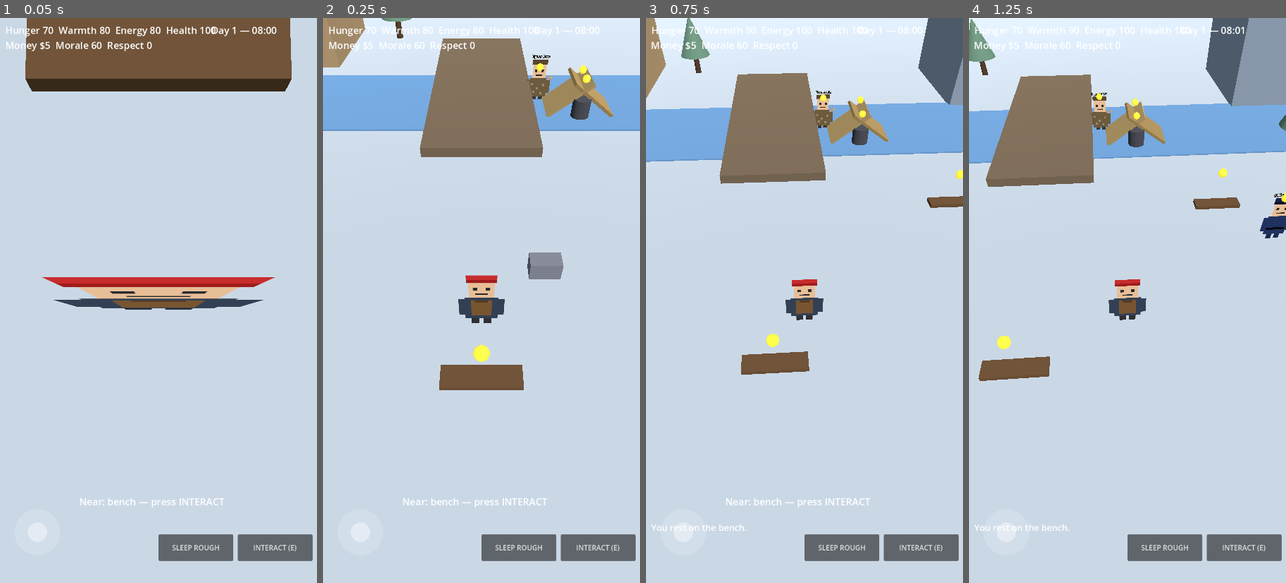
Above: before the commit, frames 1-4 (left to right).
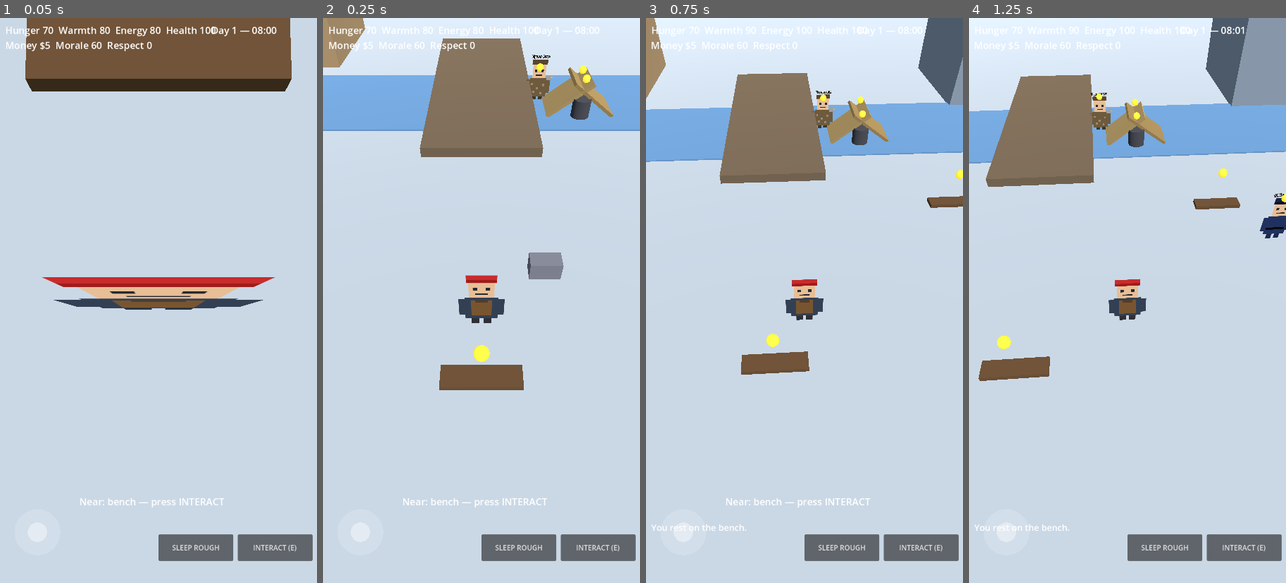
Above: after the commit, the same moments.

Repository: vivekn4/cardboard-kingdom
Game: Godot game, scene res://main.tscn
The game is run twice, just before and just after one commit, with the same random seed, the same clock (stepped at 60 frames per second) and the same inputs.
Inputs (mouse positions are in pixels of both pictures, inside the frame that each line leads up to):
- Up to frame 1 (0.05 s): no input
- Up to frame 2 (0.25 s): no input
- Up to frame 3 (0.75 s): tap Enter at 0.5 s; move the mouse to (874, 272) at 0.52 s; hold D from 0.53 s (still down); tap E at 0.6 s; click (874, 272) at 0.67 s
- Up to frame 4 (1.25 s): keep holding D

Frame 1 is identical in both runs. In frame 2, 0.1% of the frame differs, in the area x 18-28%, y 0-4%; in frame 3, 0.4%; in frame 4, 0.4%, in the area x 0-100%, y 0-20%.

Commit message:
feat: install Kenney CC0 sprites (characters, trees, items, UI) + credits/map docs

Diff:
--- a/godot/main.gd
+++ b/godot/main.gd
@@ -131,22 +131,15 @@
 	add_child(sign)
 
 func _tree(x: float, z: float) -> void:
-	var trunk := MeshInstance3D.new()
-	var cm := CylinderMesh.new()
-	cm.top_radius = 0.18
-	cm.bottom_radius = 0.22
-	cm.height = 1.4
-	trunk.mesh = cm
-	trunk.material_override = _mat(Color(0.35, 0.24, 0.16))
-	_place(trunk, x, 0.7, z)
-	var top := MeshInstance3D.new()
-	var cone := CylinderMesh.new()
-	cone.top_radius = 0.05
-	cone.bottom_radius = 1.1
-	cone.height = 2.4
-	top.mesh = cone
-	top.material_override = _mat(Color(0.45, 0.6, 0.5))
-	_place(top, x, 2.4, z)
+	# Billboard tree sprite (Kenney Tiny Town) instead of geometry.
+	var tex_path := "res://assets/objects/tree_pine.png"
+	if int(abs(x + z)) % 2 == 0:
+		tex_path = "res://assets/objects/tree_leafy.png"
+	var s := Sprite3D.new()
+	s.texture = load(tex_path)
+	s.pixel_size = 0.02
+	s.position = Vector3(x, 1.28, z)
+	add_child(s)
 
 func _build_world() -> void:
 	var env := WorldEnvironment.new()
Not shown, added: docs/ASSET_CREDITS.md
Not shown, added: docs/ASSET_MAP.md
Not shown, changed: godot/README.md
Not shown, added: godot/tools/convert_sprites.py
